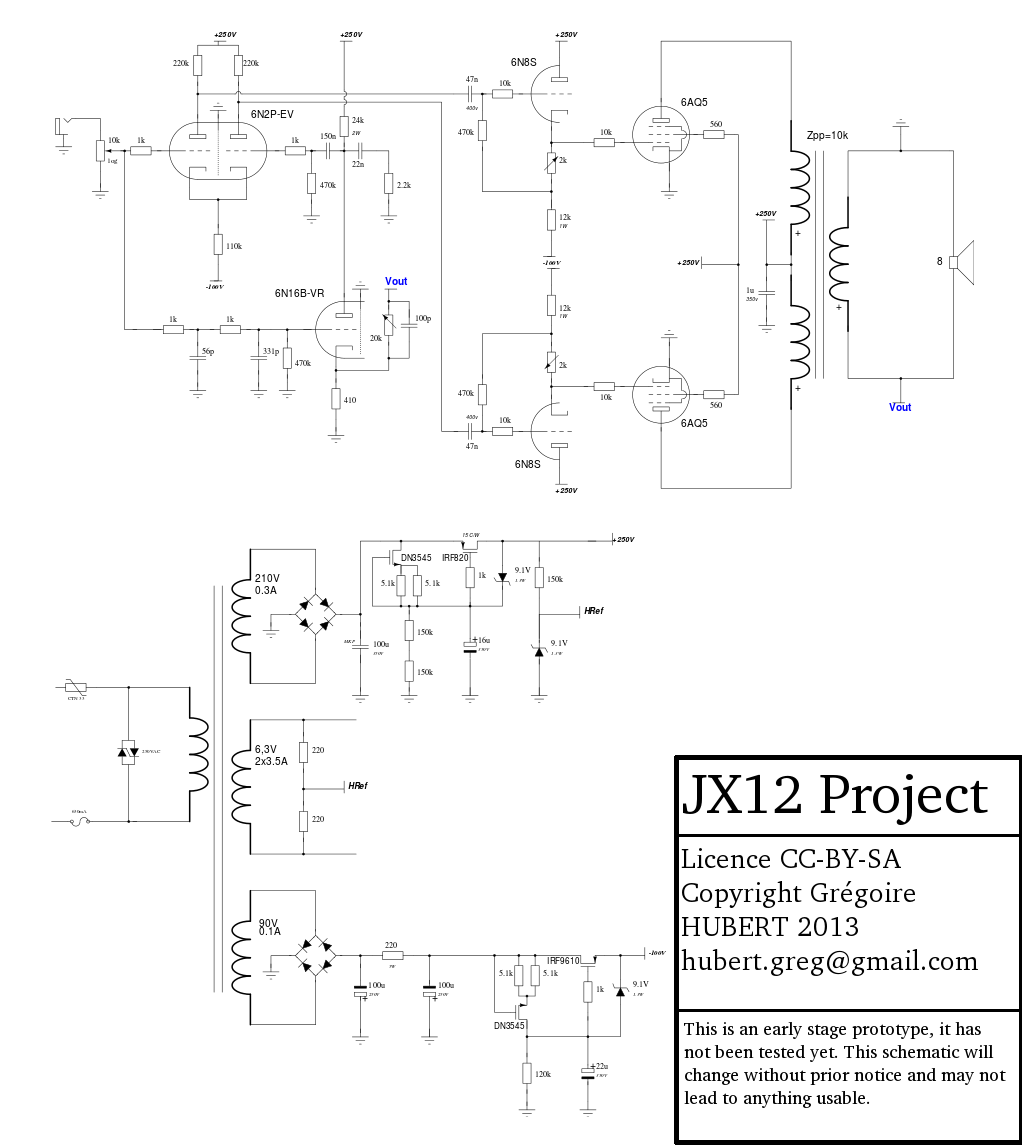
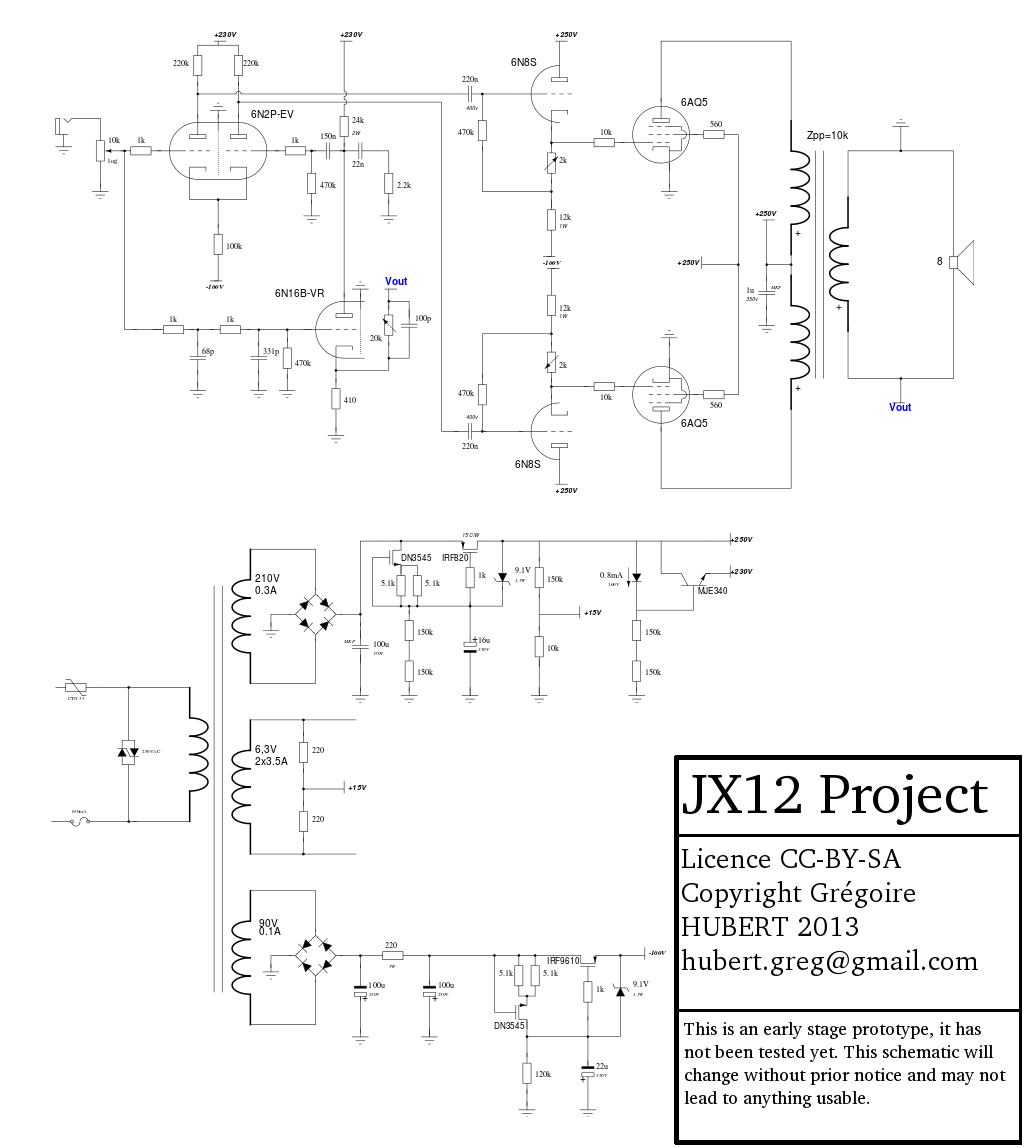
Layer changes from the first 1024x1148 image to the second:
moved "JX12.svg" above "fond", painted on it over (202, 32, 782, 1086)
